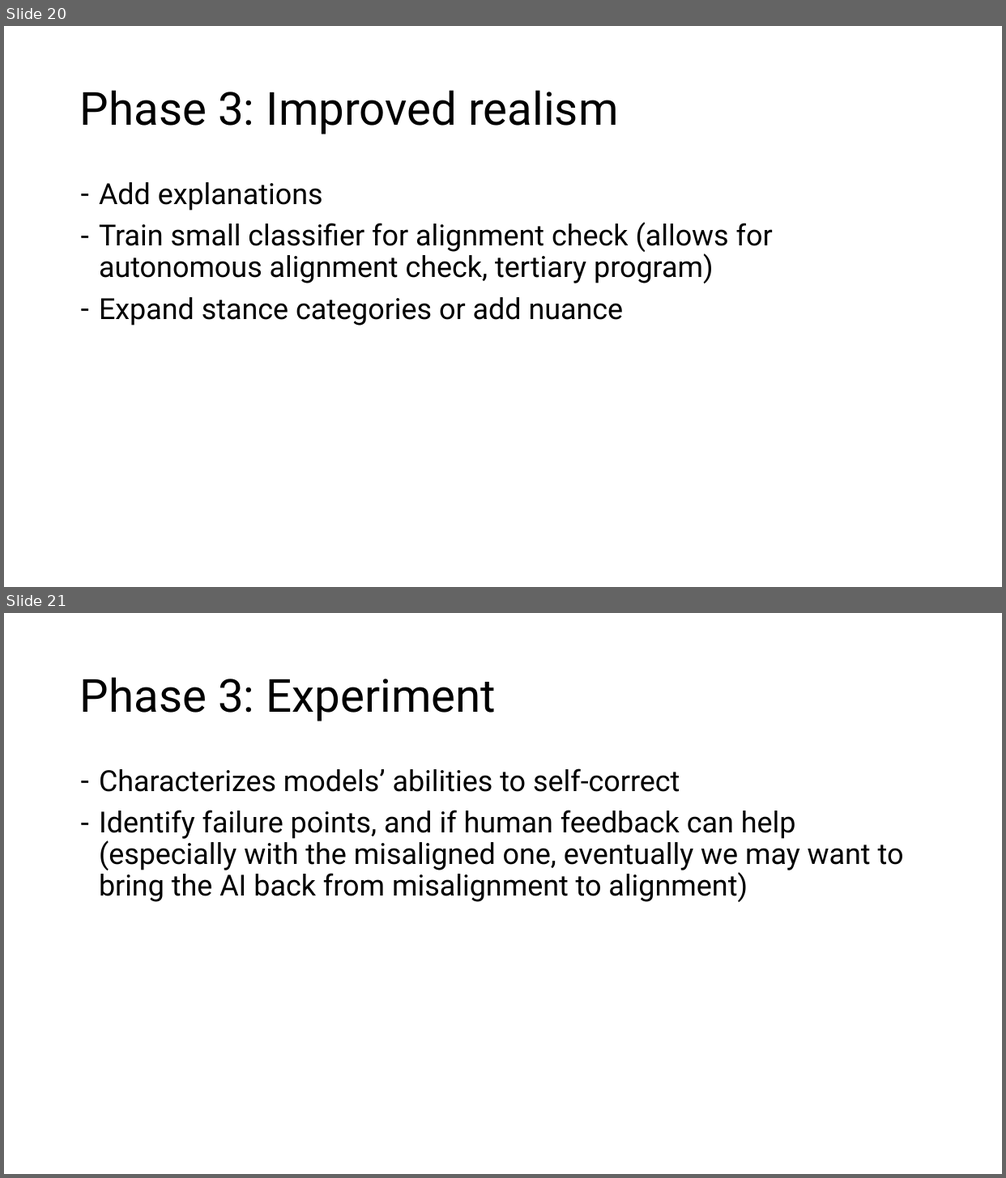
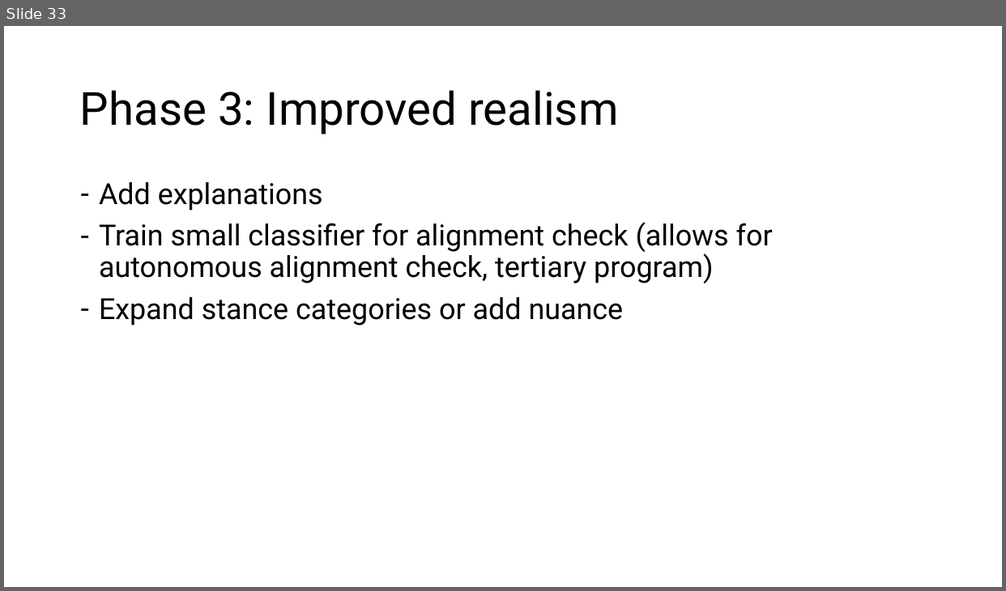
Before and after one commit to saynomayo/AI-Alignment, a slide deck: UN Aligned AI Model.pptx. Shown one above the other, each under a label of ours: slides 20 and 21 before the commit, slide 33 after it. The pictures are 1006x1178 and 1006x591 pixels, drawn with LibreOffice and Linux fonts; fonts in the diff are those of the drawing. Boxes give left, top, right and bottom in pixels: in the first picture for what was removed or moved away, otherwise in the second. Text is boxed around its words. In the diff, an @@ line names an element or a change of style, - is before the commit and + after.

```diff
--- a/UN Aligned AI Model.pptx
+++ b/UN Aligned AI Model.pptx
@@ slide 21 removed at [4,613,1002,1174], background #FFFFFF @@
@@ title removed at [80,677,496,722] @@
-Phase 3: Experiment
@@ text removed at [99,769,904,902] @@
-– Characterizes models’ abilities to self-correct
-– Identify failure points, and if human feedback can help (especially with the misaligned one, eventually we may want to bring the AI back from misalignment to alignment)
@@ what was slide 20 is now slide 33 @@
```
Also in this commit, not shown: 3 slides changed, 15 slides added, 3 other files.
